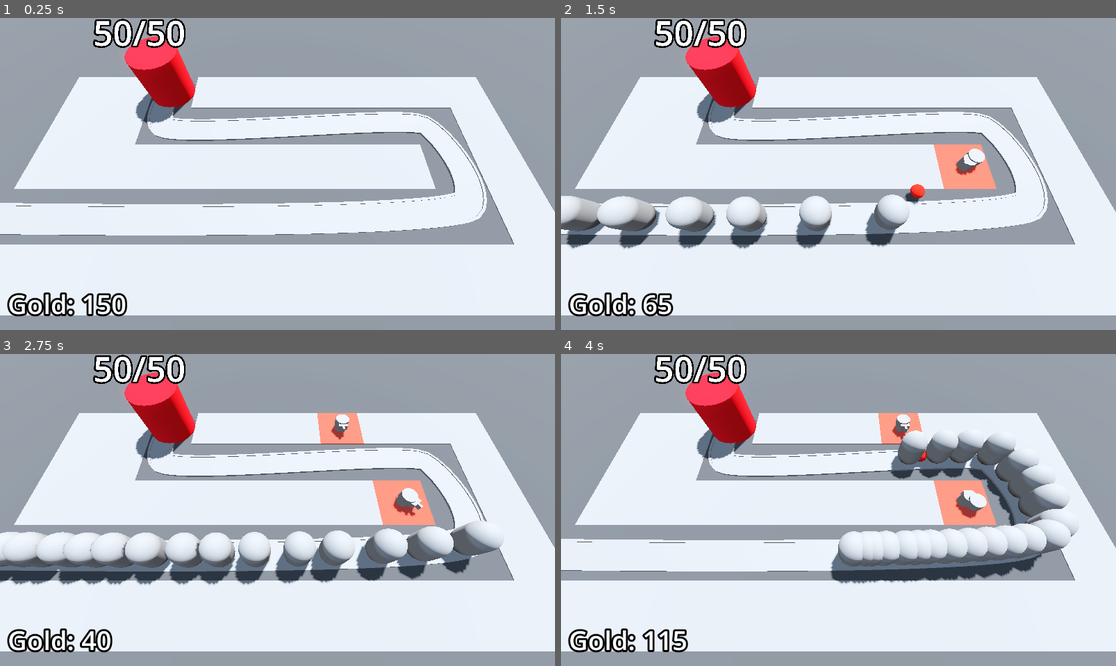
Above: before the commit, frames 1-4 (two rows, left to right).
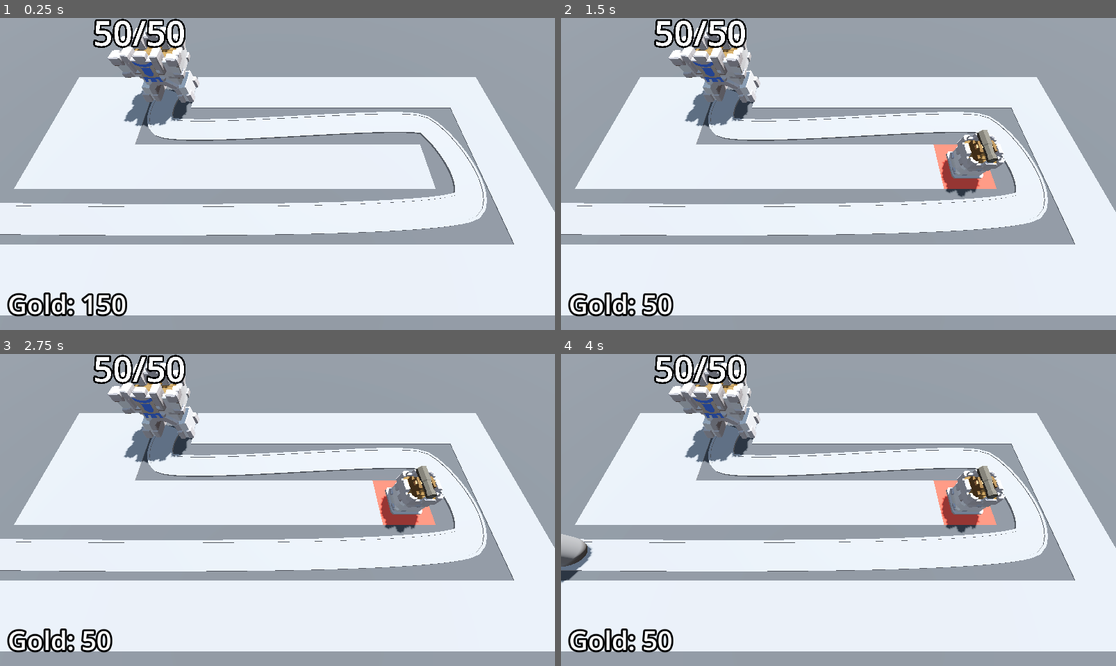
Above: after the commit, the same moments.

Repository: pyxn/godot-barbarian-blaster
Game: Godot game, scene res://Scenes/BaseLevel.tscn
Two runs of this game, one before a commit and one after it. Both use one fixed random seed, a clock stepped at 60 frames per second and the inputs below.
Inputs (mouse positions are in pixels of both pictures, inside the frame that each line leads up to):
- Up to frame 1 (0.25 s): no input
- Up to frame 2 (1.5 s): move the mouse to (960, 158) at 0.52 s; press the mouse at (960, 158) at 0.53 s; move the mouse to (727, 189) at 1.27 s; release the mouse at (727, 189) at 1.28 s; click (727, 189) at 1.35 s
- Up to frame 3 (2.75 s): move the mouse to (333, 441) at 2.02 s; press the mouse at (333, 441) at 2.03 s
- Up to frame 4 (4 s): move the mouse to (810, 572) at 2.77 s; release the mouse at (810, 572) at 2.78 s; click (810, 572) at 2.85 s; move the mouse to (1005, 556) at 3.52 s; press the mouse at (1005, 556) at 3.53 s

The runs differ from the first frame. In frame 1, 2.6% of the frame differs, in the area x 19-36%, y 2-35%; in frame 2, 9.0%; in frame 3, 14%, in the area x 0-91%, y 2-96%; in frame 4, 14%.

Commit message:
61/Using GLTF Files

Diff:
--- a/Scenes/Base/Base.tscn
+++ b/Scenes/Base/Base.tscn
@@ -1,6 +1,7 @@
-[gd_scene load_steps=3 format=3 uid="uid://betycinykerlf"]
+[gd_scene load_steps=4 format=3 uid="uid://betycinykerlf"]
 
 [ext_resource type="Script" path="res://Scenes/Base/Base.gd" id="1_kchc1"]
+[ext_resource type="PackedScene" uid="uid://1ax4xwrh7jsy" path="res://Assets/Base.glb" id="2_56iiy"]
 
 [sub_resource type="StandardMaterial3D" id="StandardMaterial3D_0xhop"]
 albedo_color = Color(0.996078, 0.0705882, 0.12549, 1)
@@ -11,6 +12,7 @@
 
 [node name="CSGCylinder3D" type="CSGCylinder3D" parent="."]
 transform = Transform3D(1, 0, 0, 0, 1, 0, 0, 0, 1, 0, 2, 0)
+visible = false
 radius = 2.0
 height = 4.0
 sides = 32
@@ -22,3 +24,5 @@
 text = "5"
 font_size = 500
 outline_size = 100
+
+[node name="Base" parent="." instance=ExtResource("2_56iiy")]
--- a/Scenes/EnemyPath.gd
+++ b/Scenes/EnemyPath.gd
@@ -5,9 +5,6 @@
 @export var difficulty_manager: Node
 @export var victory_layer: CanvasLayer
 @onready var timer: Timer = $Timer
-
-func _ready() -> void:
-	Engine.time_scale = 10.0
 
 func spawn_enemy() -> void:
 	var new_enemy = enemy_scene.instantiate()
--- a/Scenes/Turret/Turret.gd
+++ b/Scenes/Turret/Turret.gd
@@ -6,20 +6,23 @@
 
 var target: PathFollow3D
 
-@onready var turret_top: MeshInstance3D = $TurretBase/TurretTop
+@onready var turret_top: Node3D = $TurretBase/TurretTop
 @onready var animation_player: AnimationPlayer = $AnimationPlayer
+@onready var cannon: Node3D = $TurretBase/TurretTop/Cannon
+@onready var turret_base: Node3D = $TurretBase
+
 
 func _physics_process(delta: float) -> void:
 	target = find_best_target()
 	if target != null:
-		look_at(target.global_position, Vector3.UP, true)
+		turret_base.look_at(target.global_position, Vector3.UP, true)
 
 func _on_timer_timeout() -> void:
 	if target != null:
 		var shot = projectile.instantiate()
 		add_child(shot)
-		shot.global_position = turret_top.global_position
-		shot.direction = global_transform.basis.z
+		shot.global_position = cannon.global_position
+		shot.direction = turret_base.global_transform.basis.z
 		animation_player.play("fire")
 
 func find_best_target() -> PathFollow3D:
--- a/Scenes/Turret/Turret.tscn
+++ b/Scenes/Turret/Turret.tscn
@@ -2,20 +2,29 @@
 
 [ext_resource type="Script" path="res://Scenes/Turret/Turret.gd" id="1_ajdo3"]
 [ext_resource type="PackedScene" uid="uid://4b61lrjct4kc" path="res://Scenes/Turret/Projectile.tscn" id="1_j4i23"]
-
-[sub_resource type="CylinderMesh" id="CylinderMesh_rmnwd"]
-height = 1.0
-
-[sub_resource type="CylinderMesh" id="CylinderMesh_6okdu"]
-top_radius = 0.6
-bottom_radius = 0.6
-height = 0.6
+[ext_resource type="PackedScene" uid="uid://ccj4bd8r2jbi1" path="res://Assets/Cannon.glb" id="3_uvque"]
+[ext_resource type="PackedScene" uid="uid://cdam8joidjojs" path="res://Assets/TurretBase.glb" id="4_s5k7j"]
 
 [sub_resource type="BoxMesh" id="BoxMesh_jn1el"]
 size = Vector3(0.8, 0.4, 0.4)
 
 [sub_resource type="BoxMesh" id="BoxMesh_bqt12"]
 size = Vector3(0.2, 0.4, 0.4)
+
+[sub_resource type="Animation" id="Animation_xkcft"]
+length = 0.001
+tracks/0/type = "value"
+tracks/0/imported = false
+tracks/0/enabled = true
+tracks/0/path = NodePath("TurretBase/TurretTop:position")
+tracks/0/interp = 1
+tracks/0/loop_wrap = true
+tracks/0/keys = {
+"times": PackedFloat32Array(0),
+"transitions": PackedFloat32Array(1),
+"update": 0,
+"values": [Vector3(0, 0.3, 0)]
+}
 
 [sub_resource type="Animation" id="Animation_0xgff"]
 resource_name = "fire"
@@ -33,21 +42,6 @@
 "values": [Vector3(0, 0.3, -0.6), Vector3(0, 0.3, 0)]
 }
 
-[sub_resource type="Animation" id="Animation_xkcft"]
-length = 0.001
-tracks/0/type = "value"
-tracks/0/imported = false
-tracks/0/enabled = true
-tracks/0/path = NodePath("TurretBase/TurretTop:position")
-tracks/0/interp = 1
-tracks/0/loop_wrap = true
-tracks/0/keys = {
-"times": PackedFloat32Array(0),
-"transitions": PackedFloat32Array(1),
-"update": 0,
-"values": [Vector3(0, 0.3, 0)]
-}
-
 [sub_resource type="AnimationLibrary" id="AnimationLibrary_d5fx4"]
 _data = {
 "RESET": SubResource("Animation_xkcft"),
@@ -58,21 +52,24 @@
 script = ExtResource("1_ajdo3")
 projectile = ExtResource("1_j4i23")
 
-[node name="TurretBase" type="MeshInstance3D" parent="."]
+[node name="TurretBase" type="Node3D" parent="."]
 transform = Transform3D(1, 0, 0, 0, 1, 0, 0, 0, 1, 0, 0.5, 0)
-mesh = SubResource("CylinderMesh_rmnwd")
 
-[node name="TurretTop" type="MeshInstance3D" parent="TurretBase"]
+[node name="TurretTop" type="Node3D" parent="TurretBase"]
 transform = Transform3D(1, 0, 0, 0, 1, 0, 0, 0, 1, 0, 0.3, 0)
-mesh = SubResource("CylinderMesh_6okdu")
 
 [node name="Visor" type="MeshInstance3D" parent="TurretBase/TurretTop"]
 transform = Transform3D(1, 0, 0, 0, 1, 0, 0, 0, 1, 0, 0, 0.628662)
+visible = false
 mesh = SubResource("BoxMesh_jn1el")
 
 [node name="Barrel" type="MeshInstance3D" parent="TurretBase/TurretTop/Visor"]
 transform = Transform3D(1, 0, 0, 0, 1, 0, 0, 0, 1, 0, 0, 0.354126)
+visible = false
 mesh = SubResource("BoxMesh_bqt12")
+
+[node name="Cannon" parent="TurretBase/TurretTop" instance=ExtResource("3_uvque")]
+transform = Transform3D(1, 0, 0, 0, 1, 0, 0, 0, 1, 0, 1.3, 0)
 
 [node name="Timer" type="Timer" parent="."]
 autostart = true
@@ -82,4 +79,6 @@
 "": SubResource("AnimationLibrary_d5fx4")
 }
 
+[node name="TurretBase2" parent="." instance=ExtResource("4_s5k7j")]
+
 [connection signal="timeout" from="Timer" to="." method="_on_timer_timeout"]
Binary file added: Assets/Base.glb
Not shown, added: Assets/Base.glb.import
Binary file added: Assets/Base_Castle-metallic.png-Castle-roughness.png
Not shown, added: Assets/Base_Castle-metallic.png-Castle-roughness.png.import
Binary file added: Assets/Base_castle-colour-palette.png
Not shown, added: Assets/Base_castle-colour-palette.png.import
Binary file added: Assets/Cannon.glb
Not shown, added: Assets/Cannon.glb.import
Binary file added: Assets/Cannon_Castle-metallic.png-Castle-roughness.png
Not shown, added: Assets/Cannon_Castle-metallic.png-Castle-roughness.png.import
Binary file added: Assets/Cannon_castle-colour-palette.png
Not shown, added: Assets/Cannon_castle-colour-palette.png.import
(and 19 more such lines)
